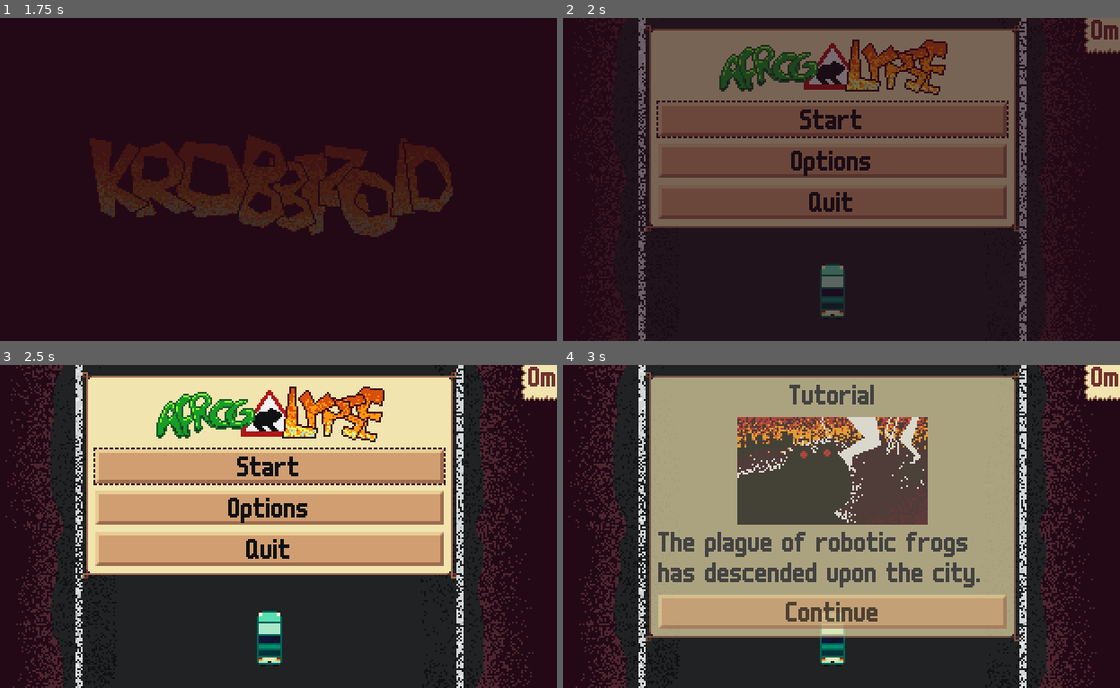
Above: before the commit, frames 1-4 (two rows, left to right).
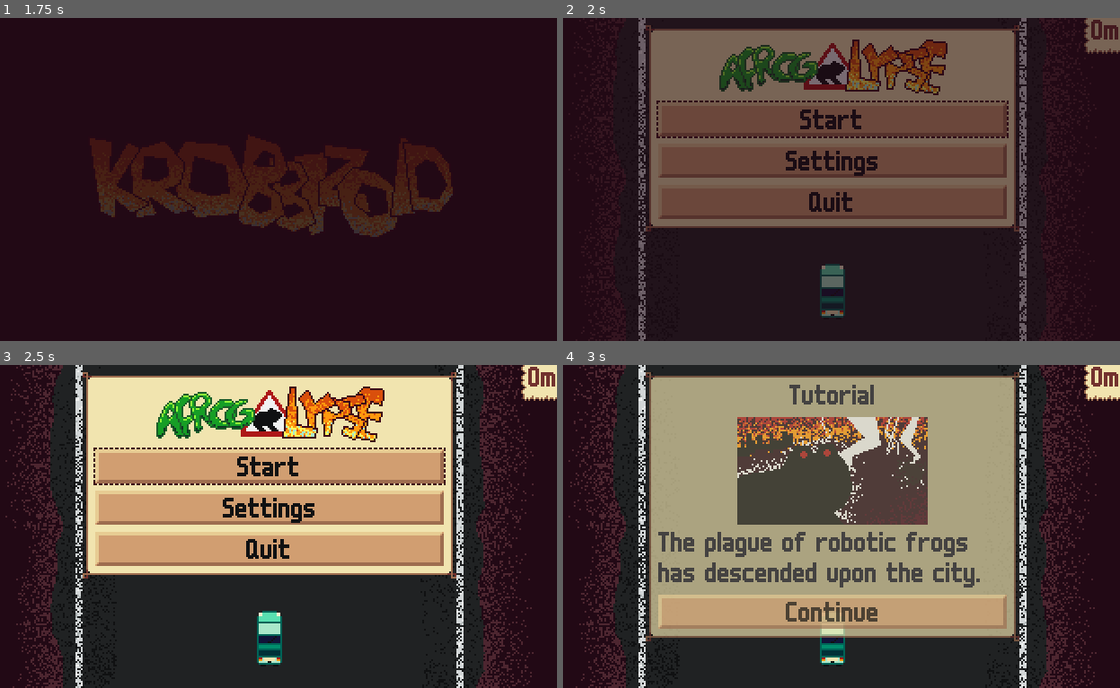
Above: after the commit, the same moments.

Repository: krobbi/afrogalypse
Game: Godot game, scene res://scenes/main/main.tscn
Same seed, same stepped clock (60 frames per second), same inputs: the game is played once before the commit and once after it.
Inputs (mouse positions are in pixels of both pictures, inside the frame that each line leads up to):
- Up to frame 1 (1.75 s): tap Enter at 0.5 s; move the mouse to (395, 163) at 0.52 s; hold D (steer_right) 0.53-1.28 s; tap Space (boost) at 0.6, 1.25 s; click (395, 163) at 0.67 s; move the mouse to (155, 195) at 1.27 s; hold Shift (brake) from 1.28 s (still down); tap 0 at 1.35 s
- Up to frame 2 (2 s): keep holding Shift (brake)
- Up to frame 3 (2.5 s): release Shift (brake) at 2 s; click "Options" (after the commit: "Settings") at 2 s
- Up to frame 4 (3 s): click "Start" at 2.75 s

Frame 1 is identical in both runs. In frame 2, 0.4% of the frame differs, in the area x 40-57%, y 41-49%; in frame 3, 0.4%; in frame 4, nothing differs.

Commit message:
Rename options to settings

Diff:
--- a/autoloads/audio_manager/audio_manager.gd
+++ b/autoloads/audio_manager/audio_manager.gd
@@ -1,4 +1,4 @@
-## Manages audio options.
+## Manages audio settings.
 extends Node
 
 ## A map of keys to audio bus indices.
--- a/autoloads/config/config.gd
+++ b/autoloads/config/config.gd
@@ -2,7 +2,7 @@
 extends Node
 
 ## The file path to save config data to.
-const _FILE_PATH: String = "user://options.cfg"
+const _FILE_PATH: String = "user://settings.cfg"
 
 ## Whether the config data should be saved.
 var _should_save: bool = false
--- a/gui/cards/main_gui_card.tscn
+++ b/gui/cards/main_gui_card.tscn
@@ -17,9 +17,9 @@
 layout_mode = 2
 text = "button.start"
 
-[node name="OptionsButton" type="Button" parent="VBoxContainer" index="2"]
+[node name="SettingsButton" type="Button" parent="VBoxContainer" index="2"]
 layout_mode = 2
-text = "button.options"
+text = "button.settings"
 
 [node name="QuitButton" type="Button" parent="VBoxContainer" index="3"]
 layout_mode = 2
@@ -30,5 +30,5 @@
 _web_build = 2
 
 [connection signal="pressed" from="VBoxContainer/StartButton" to="." method="_on_start_button_pressed"]
-[connection signal="pressed" from="VBoxContainer/OptionsButton" to="." method="push_card" binds= ["options"]]
+[connection signal="pressed" from="VBoxContainer/SettingsButton" to="." method="push_card" binds= ["settings"]]
 [connection signal="pressed" from="VBoxContainer/QuitButton" to="." method="_on_quit_button_pressed"]
--- a/gui/cards/pause_gui_card.tscn
+++ b/gui/cards/pause_gui_card.tscn
@@ -15,14 +15,14 @@
 layout_mode = 2
 text = "button.resume"
 
-[node name="OptionsButton" type="Button" parent="VBoxContainer" index="2"]
+[node name="SettingsButton" type="Button" parent="VBoxContainer" index="2"]
 layout_mode = 2
-text = "button.options"
+text = "button.settings"
 
 [node name="EndRunButton" type="Button" parent="VBoxContainer" index="3"]
 layout_mode = 2
 text = "button.end_run"
 
 [connection signal="pressed" from="VBoxContainer/ResumeButton" to="." method="resume"]
-[connection signal="pressed" from="VBoxContainer/OptionsButton" to="." method="push_card" binds= ["options"]]
+[connection signal="pressed" from="VBoxContainer/SettingsButton" to="." method="push_card" binds= ["settings"]]
 [connection signal="pressed" from="VBoxContainer/EndRunButton" to="." method="_on_end_run_button_pressed"]
--- a/gui/cards/options_gui_card.tscn
+++ b/gui/cards/settings_gui_card.tscn
@@ -1,13 +1,13 @@
 [gd_scene load_steps=3 format=3 uid="uid://dnjoq3cue8j2c"]
 
-[ext_resource type="PackedScene" uid="uid://deche81a76i5" path="res://gui/gui_card.tscn" id="1_kqotr"]
-[ext_resource type="AudioStream" uid="uid://ck8yg1glcuwmk" path="res://resources/audio/gui/card/blip.ogg" id="3_bi6us"]
+[ext_resource type="PackedScene" uid="uid://deche81a76i5" path="res://gui/gui_card.tscn" id="1_57lc1"]
+[ext_resource type="AudioStream" uid="uid://ck8yg1glcuwmk" path="res://resources/audio/gui/card/blip.ogg" id="2_yv1w6"]
 
-[node name="OptionsGUICard" instance=ExtResource("1_kqotr")]
+[node name="SettingsGUICard" instance=ExtResource("1_57lc1")]
 
 [node name="HeadingLabel" type="Label" parent="VBoxContainer" index="0"]
 layout_mode = 2
-text = "heading.options"
+text = "heading.settings"
 horizontal_alignment = 1
 
 [node name="BackButton" type="Button" parent="VBoxContainer" index="1" groups=["focus"]]
--- a/gui/cards/tutorial_gui_card.gd
+++ b/gui/cards/tutorial_gui_card.gd
@@ -1,5 +1,4 @@
-## A [GUICard] that displays a tutorial before exiting to the options menu or
-## starting a new game.
+## A [GUICard] that displays a tutorial.
 class_name TutorialGUICard
 extends GUICard
 
--- a/resources/translations/text.csv
+++ b/resources/translations/text.csv
@@ -10,11 +10,11 @@
 button.controls,"Controls"
 button.credits,"Credits"
 button.end_run,"End run"
-button.options,"Options"
 button.quit,"Quit"
 button.reset_controls,"Reset controls"
 button.resume,"Resume"
 button.retry,"Retry"
+button.settings,"Settings"
 button.start,"Start"
 button.tutorial,"Tutorial"
 credits.font,"Font: m6x11"
@@ -31,8 +31,8 @@
 heading.controls,"Controls"
 heading.credits,"Credits"
 heading.game_over,"Game Over"
-heading.options,"Options"
 heading.paused,"Paused"
+heading.settings,"Settings"
 heading.tutorial,"Tutorial"
 input.joypad_button.a,"Joypad A"
 input.joypad_button.b,"Joypad B"
Not shown: 1 places in gui/cards/settings_gui_card.tscn that only renumber resources
